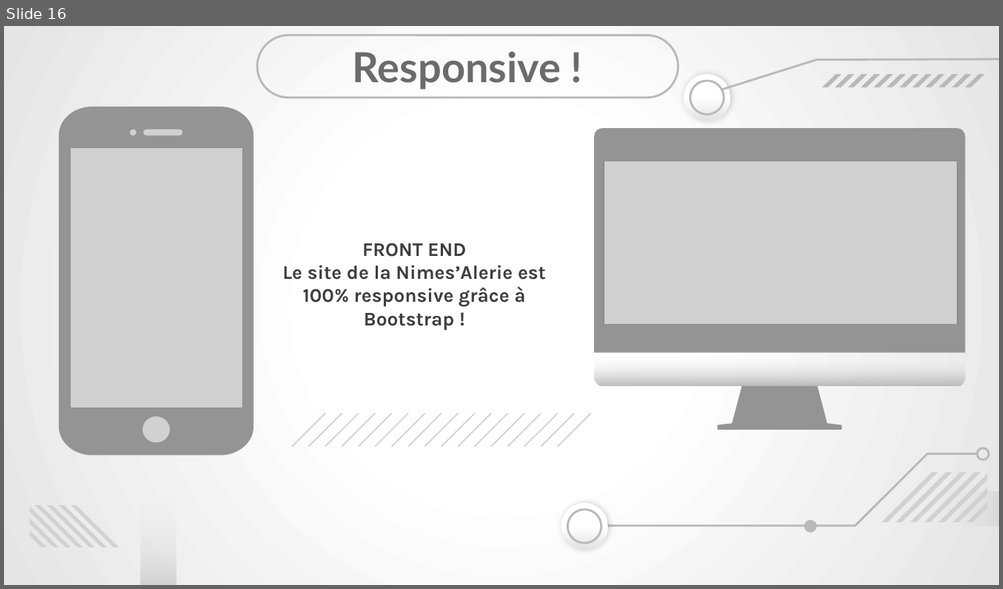
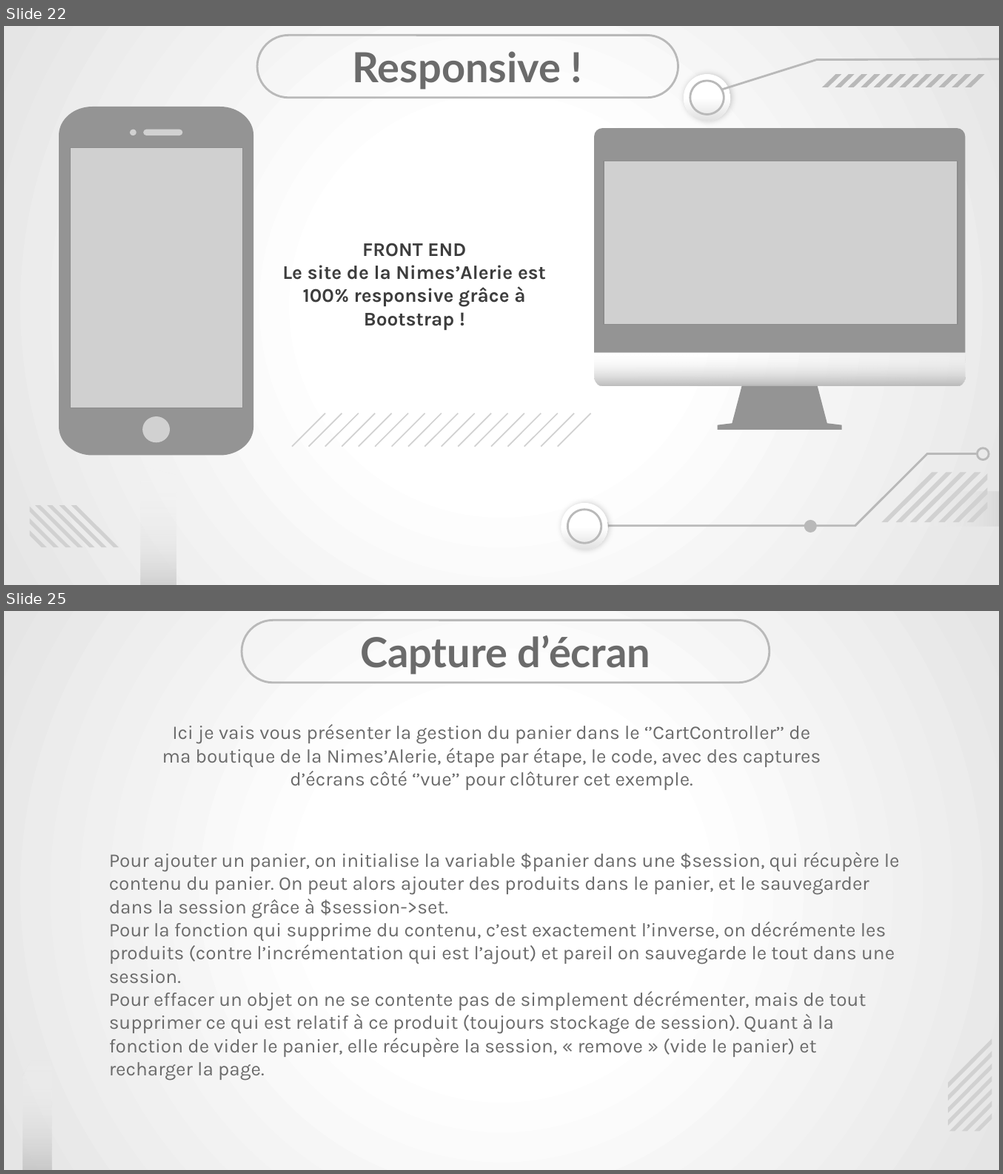
Before and after one commit to Ninewashburn/Business_case-Symfony-eShop-, a slide deck: capture_texte/fiche en cours de remplissage/Présentation soutenance Meynadier Renaud.pptx. Shown one above the other, each under a label of ours: slide 16 before the commit, slides 22 and 25 after it; the slides between them are not shown. The pictures are 1003x589 and 1003x1174 pixels, drawn with LibreOffice and Linux fonts; fonts in the diff are those of the drawing; grey boxes stand for pictures. Boxes give left, top, right and bottom in pixels: in the first picture for what was removed or moved away, otherwise in the second. Text is boxed around its words. In the diff, an @@ line names an element or a change of style, - is before the commit and + after.

```diff
--- a/capture_texte/fiche en cours de remplissage/Présentation soutenance Meynadier Renaud.pptx
+++ b/capture_texte/fiche en cours de remplissage/Présentation soutenance Meynadier Renaud.pptx
@@ slide 25 added at (4,611,999,1170), background gradient #FFFFFF to #E5E5E5 @@
@@ rounded rectangle added at (242,620,769,683), outline #B9B9B9 1.5 pt @@
@@ title added at (360,635,651,675), 30 pt, text #6B6B6B, bold @@
+Capture d’écran
@@ text added at (162,724,820,790), 14 pt, text #6B6B6B @@
+Ici je vais vous présenter la gestion du panier dans le ‘’CartController’’ de ma boutique de la Nimes’Alerie, étape par étape, le code, avec des captures d’écrans côté ‘’vue’’ pour clôturer cet exemple.
@@ text added at (109,852,899,1081), 14 pt, text #6B6B6B @@
+Pour ajouter un panier, on initialise la variable $panier dans une $session, qui récupère le contenu du panier. On peut alors ajouter des produits dans le panier, et le sauvegarder dans la session grâce à $session->set.
+Pour la fonction qui supprime du contenu, c’est exactement l’inverse, on décrémente les produits (contre l’incrémentation qui est l’ajout) et pareil on sauvegarde le tout dans une session.
+Pour effacer un objet on ne se contente pas de simplement décrémenter, mais de tout supprimer ce qui est relatif à ce produit (toujours stockage de session). Quant à la fonction de vider le panier, elle récupère la session, « remove » (vide le panier) et recharger la page.
@@ freeform shape added at (23,1024,52,1170), fill gradient #B9B9B9 to #FFFFFF @@
@@ group added at (948,1039,992,1131): 7 freeform shapes @@
@@ what was slide 16 is now slide 22 @@
```
Also in this commit, not shown: 23 other slides changed, 8 other slides added, 1 slide removed, 1 other file.
